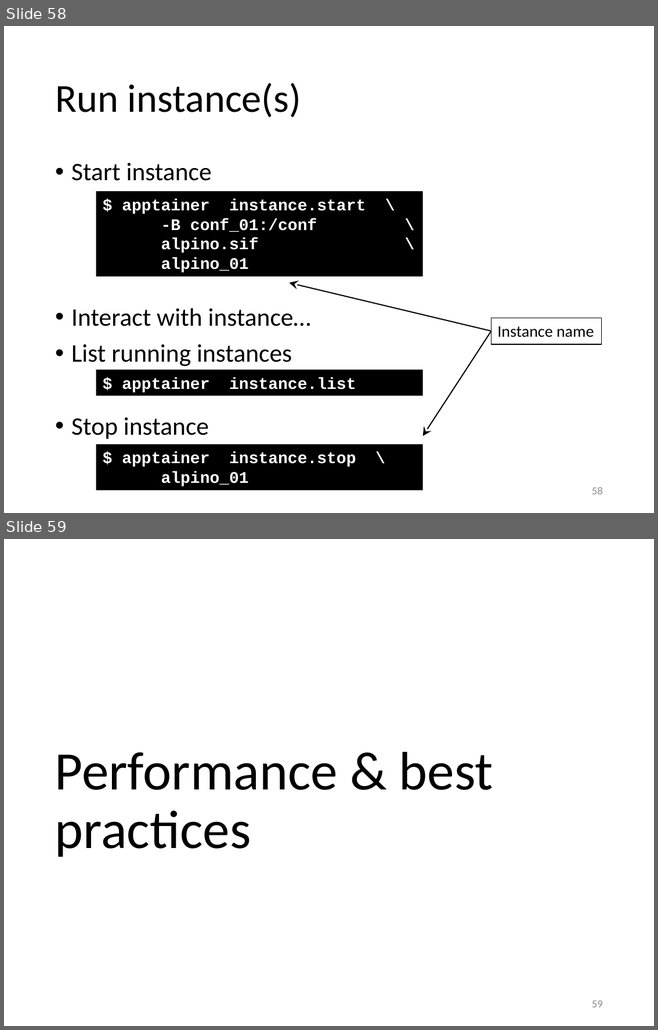
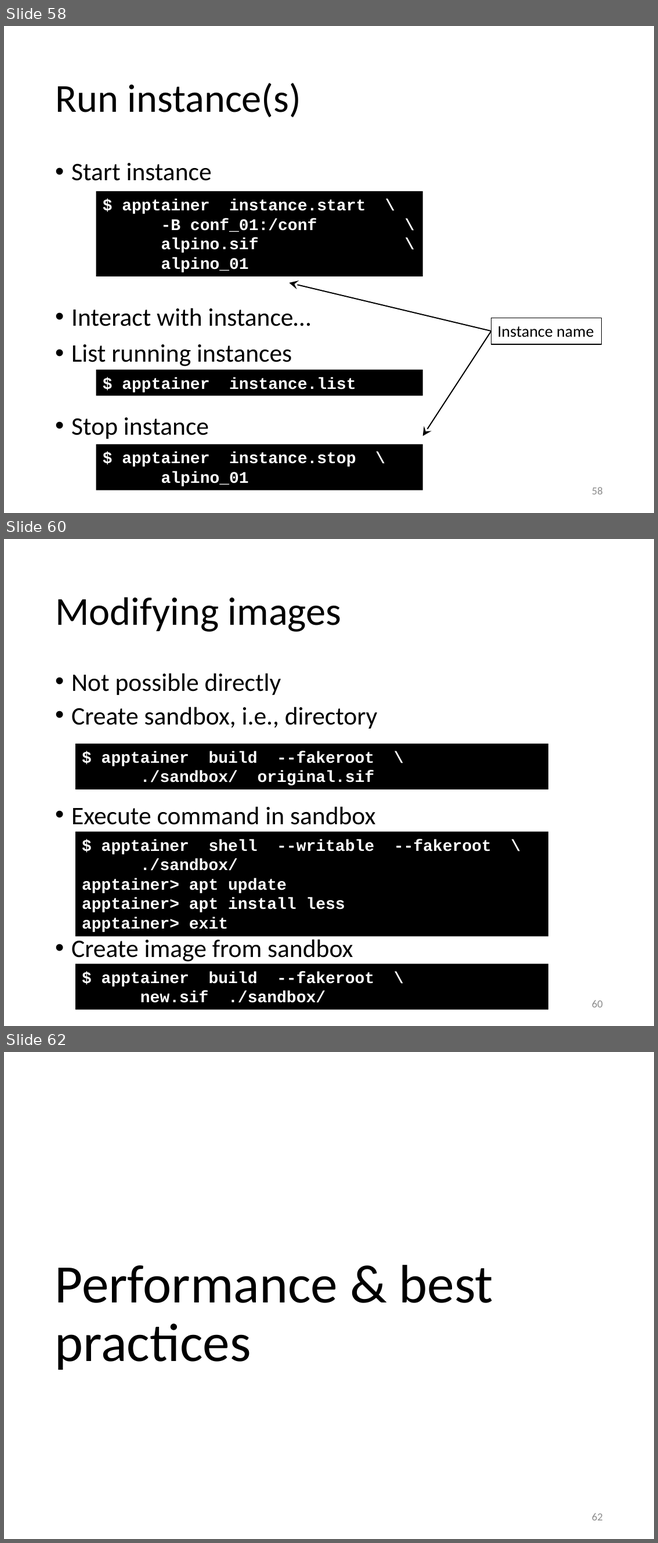
Before and after one commit to gjbex/Containers-for-HPC, a slide deck: containers_for_hpc.pptx. Shown one above the other, each under a label of ours: slides 58 and 59 before the commit, slides 58, 60 and 62 after it; the slides between them are not shown. The pictures are 658x1030 and 658x1543 pixels, drawn with LibreOffice and Linux fonts; fonts in the diff are those of the drawing. Boxes give left, top, right and bottom in pixels: in the first picture for what was removed or moved away, otherwise in the second. Text is boxed around its words. In the diff, an @@ line names an element or a change of style, - is before the commit and + after.

Commit message:
Add section on modifying images

```diff
--- a/containers_for_hpc.pptx
+++ b/containers_for_hpc.pptx
@@ slide 60 added at bbox=[4, 539, 654, 1026], background #FFFFFF @@
@@ title added at bbox=[55, 597, 342, 632], 44 pt, text #000000 @@
+Modifying images
@@ text added at bbox=[71, 673, 378, 962], 28 pt, text #000000 @@
+• Not possible directly
+• Create sandbox, i.e., directory
+• Execute command in sandbox
+• Create image from sandbox
@@ rectangle added at bbox=[75, 744, 549, 790], fill #000000, 18 pt, text #FFFFFF, bold @@
+$ apptainer build --fakeroot \
+./sandbox/ original.sif
@@ rectangle added at bbox=[75, 832, 549, 937], fill #000000, 18 pt, text #FFFFFF, bold @@
+$ apptainer shell --writable --fakeroot \
+./sandbox/
+apptainer> apt update
+apptainer> apt install less
+apptainer> exit
@@ rectangle added at bbox=[75, 964, 549, 1010], fill #000000, 18 pt, text #FFFFFF, bold @@
+$ apptainer build --fakeroot \
+new.sif ./sandbox/
@@ page number added at bbox=[592, 1000, 603, 1008], 12 pt, text #8C8C8C @@
+60
@@ what was slide 59 is now slide 62 @@
@@ page number at bbox=[592, 1513, 603, 1521]: text changed @@
-59
+62
```
Also in this commit, not shown: 1 slide changed, 2 other slides added.
